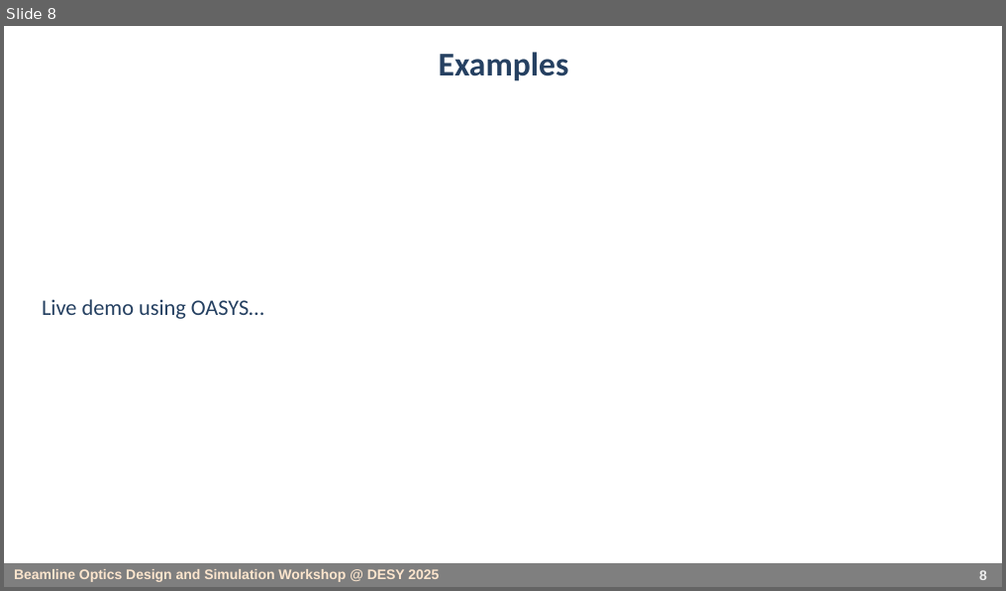
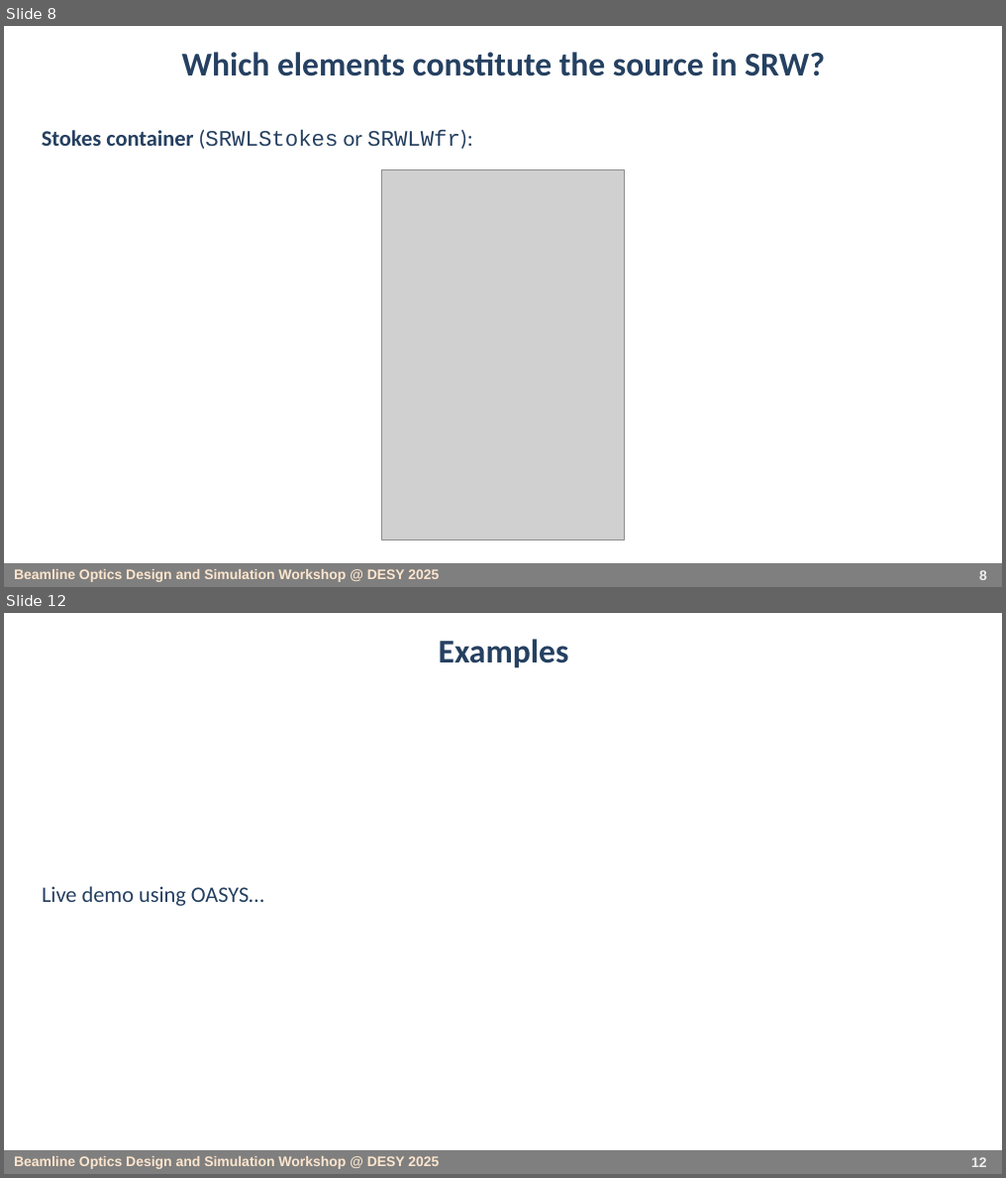
Before and after one commit to barc4/oasys_school_desy, a slide deck: rcelestre/SRW_source_calc_45min.pptx. Shown one above the other, each under a label of ours: slide 8 before the commit, slides 8 and 12 after it; the slides between them are not shown. The pictures are 1006x591 and 1006x1178 pixels, drawn with LibreOffice and Linux fonts; fonts in the diff are those of the drawing; grey boxes stand for pictures. Boxes give left, top, right and bottom in pixels: in the first picture for what was removed or moved away, otherwise in the second. Text is boxed around its words. In the diff, an @@ line names an element or a change of style, - is before the commit and + after.

```diff
--- a/rcelestre/SRW_source_calc_45min.pptx
+++ b/rcelestre/SRW_source_calc_45min.pptx
@@ slide 8 added at (4, 26, 1002, 587), background #FFFFFF; not listed: 1 template element that a slide beside it also shows @@
@@ title added at (182, 52, 825, 76), 24 pt, text #254061, bold @@
+Which elements constitute the source in SRW?
@@ text added at (42, 129, 473, 149), 16 pt, text #254061 @@
+Stokes container (SRWLStokes or SRWLWfr):
@@ picture added at (381, 170, 624, 540) @@
@@ page number added at (979, 570, 987, 580), 10 pt, text #EFEFEF, bold @@
+8
@@ what was slide 8 is now slide 12 @@
@@ page number at (971, 1157, 987, 1167): text changed @@
-8
+12
```
Also in this commit, not shown: 3 slides changed, 3 other slides added, 2 other files.
